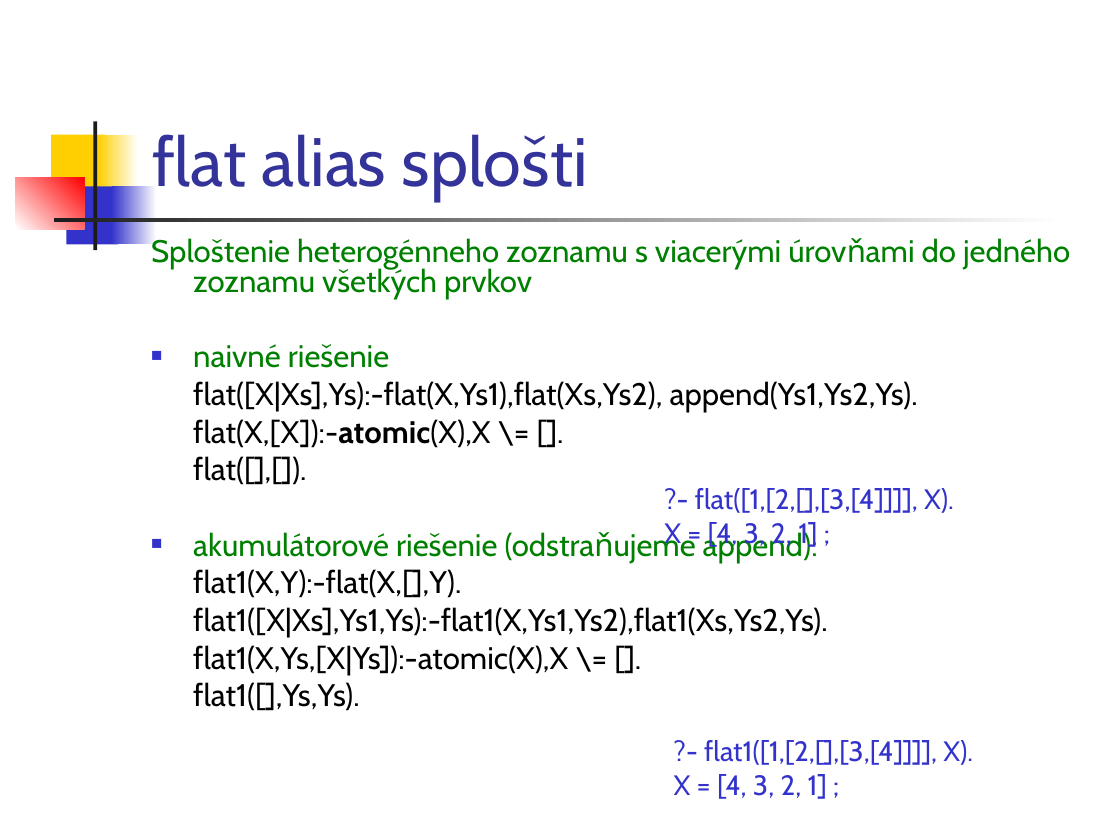
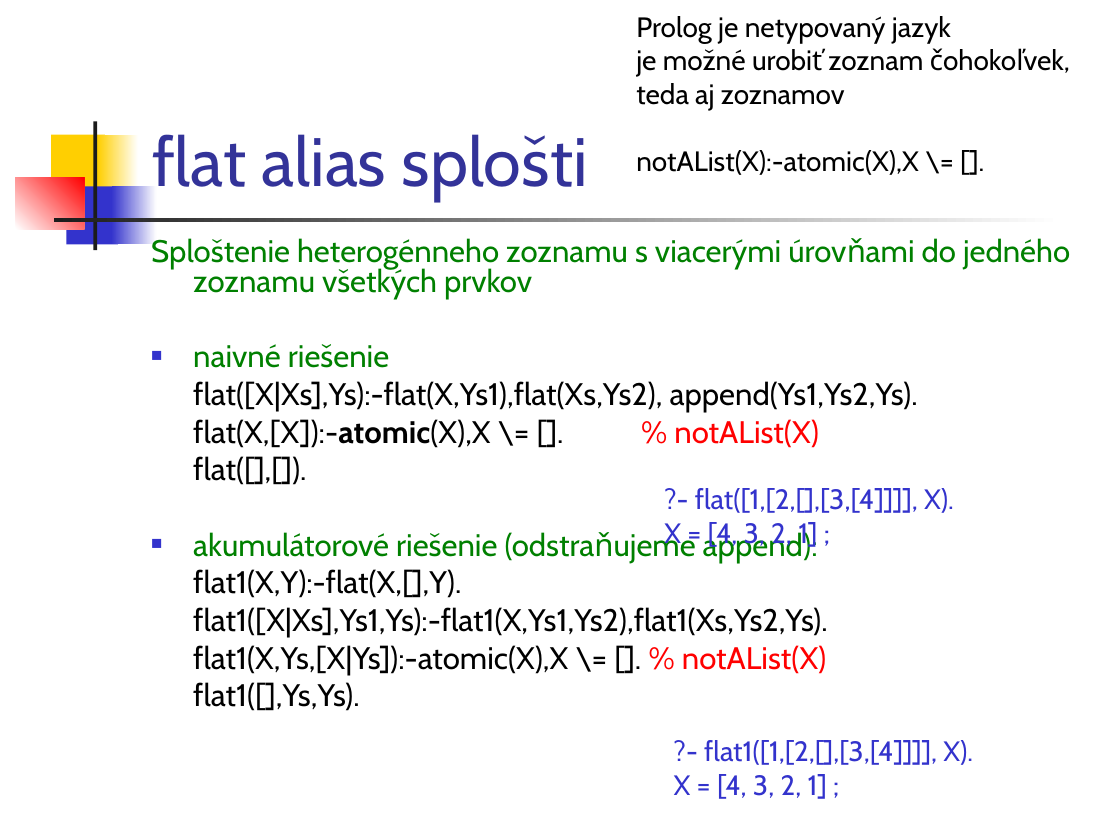
Before and after one commit to paradigmy/Prednasky, a slide deck: slide 22 of 10/logicke1.ppt. Drawn at 1120x840 pixels with LibreOffice and Linux fonts; fonts in the diff are those of the drawing. Boxes give left, top, right and bottom in pixels: in the first picture for what was removed or moved away, otherwise in the second. Text is boxed around its words. In the diff, an @@ line names an element or a change of style, - is before the commit and + after.

```diff
--- a/10/logicke1.ppt
+++ b/10/logicke1.ppt
@@ text added at bbox=[636, 16, 951, 175], 18 pt, text #000000 @@
+Prolog je netypovaný jazyk
+je možné urobiť zoznam čohokoľvek,
+teda aj zoznamov
+notAList(X):-atomic(X),X \= [].
@@ text at bbox=[193, 419, 819, 448]: text changed @@
-flat(X,[X]):-atomic(X),X \= [].
+flat(X,[X]):-atomic(X),X \= []. % notAList(X)
@@ text at bbox=[193, 645, 827, 676]: text changed @@
-flat1(X,Ys,[X|Ys]):-atomic(X),X \= [].
+flat1(X,Ys,[X|Ys]):-atomic(X),X \= []. % notAList(X)
```
Also in this commit, not shown: 10 other slides changed, 4 other files.
